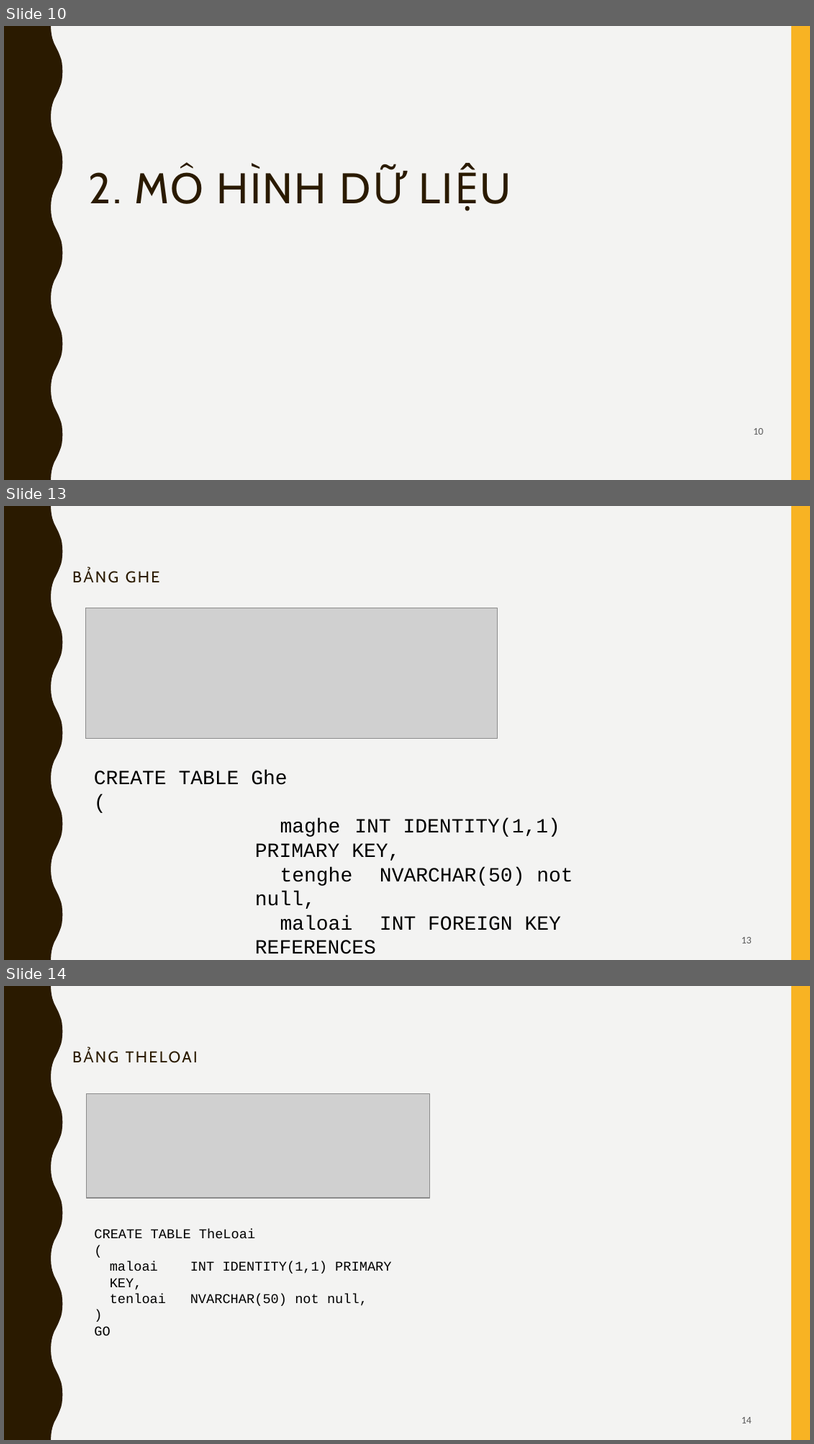
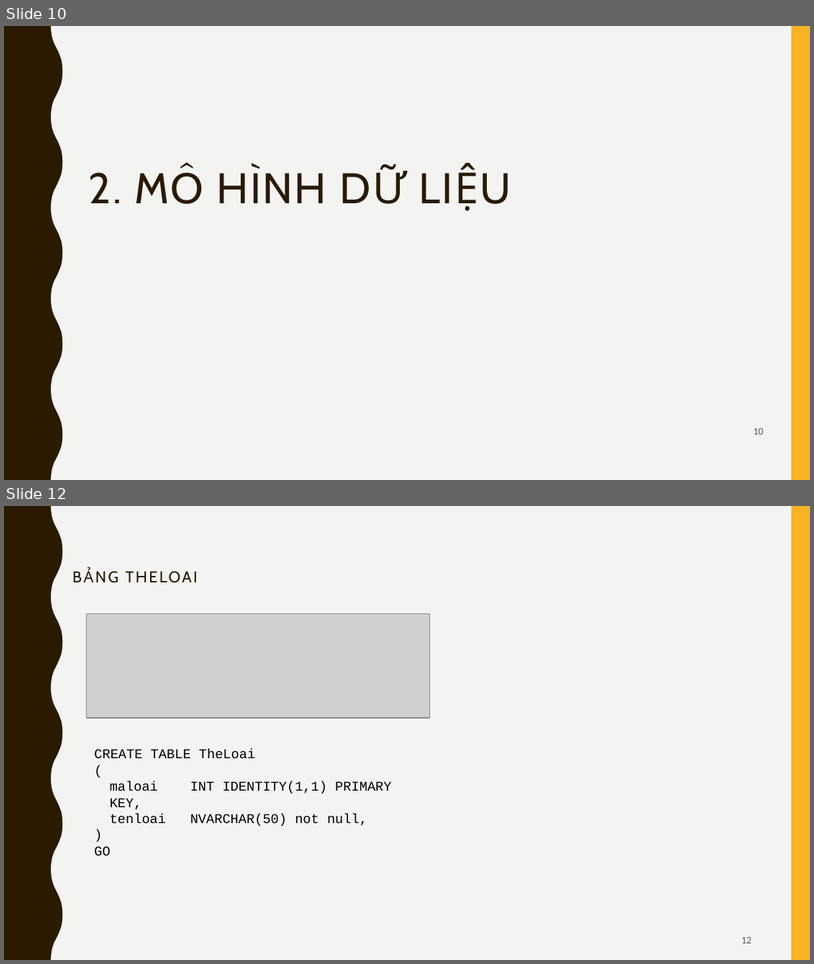
Before and after one commit to HieuThuan250396/Movie, a slide deck: Database/Report/CSDL.pptx. Shown one above the other, each under a label of ours: slides 10, 13 and 14 before the commit, slides 10 and 12 after it; the slides between them are not shown. The pictures are 814x1444 and 814x964 pixels, drawn with LibreOffice and Linux fonts; fonts in the diff are those of the drawing; grey boxes stand for pictures. Boxes give left, top, right and bottom in pixels: in the first picture for what was removed or moved away, otherwise in the second. Text is boxed around its words. In the diff, an @@ line names an element or a change of style, - is before the commit and + after.

```diff
--- a/Database/Report/CSDL.pptx
+++ b/Database/Report/CSDL.pptx
@@ slide 13 removed at (4,506,810,960), background #F3F3F2; not listed: 2 template elements that a slide beside it also shows @@
@@ title removed at (126,571,160,583) @@
-BẢNG GHE
@@ picture removed at (86,608,497,739) @@
@@ text removed at (94,770,573,954) @@
-CREATE TABLE Ghe
-(
-        maghe INT IDENTITY(1,1) PRIMARY KEY,
-        tenghe NVARCHAR(50) not null,
-        maloai INT FOREIGN KEY REFERENCES dbo.LoaiGhe(maloai),
-)
@@ page number removed at (742,937,752,943) @@
-13
@@ what was slide 14 is now slide 12 @@
@@ page number at (742,937,752,943): text changed @@
-14
+12
```
Also in this commit, not shown: 11 slides changed.
